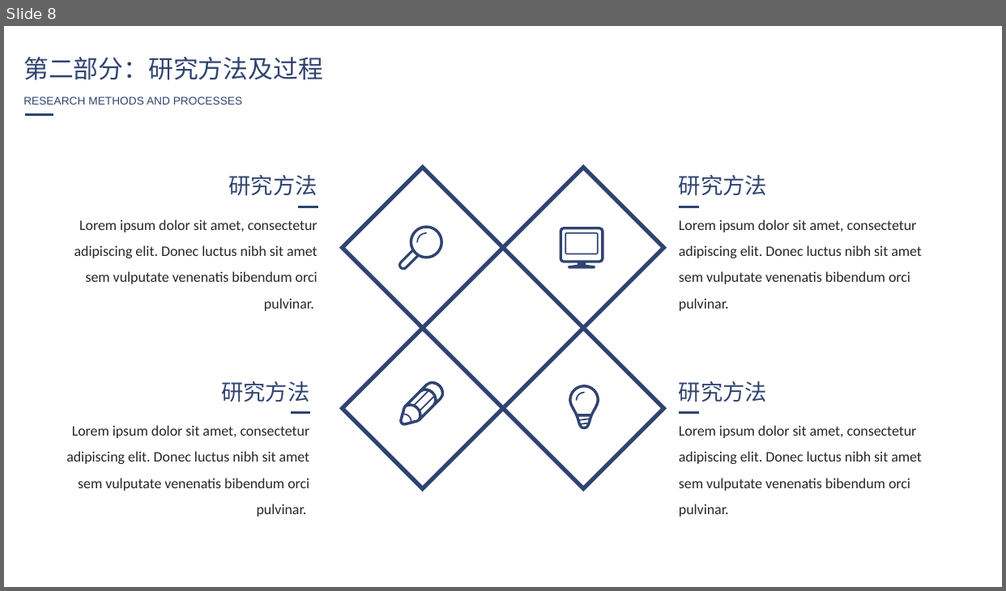
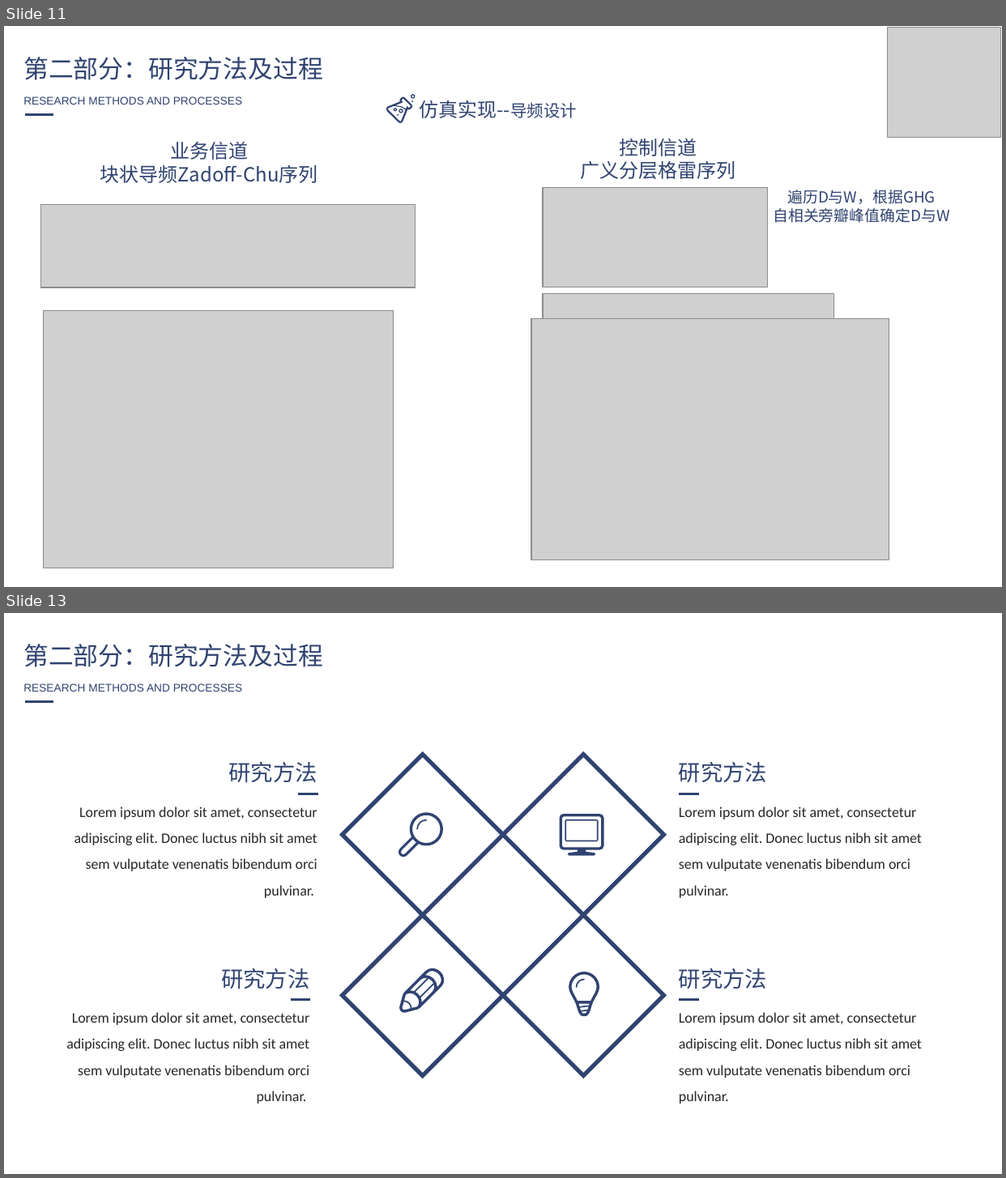
Before and after one commit to yxm785872911/paper, a slide deck: 答辩ppt初稿.pptx. Shown one above the other, each under a label of ours: slide 8 before the commit, slides 11 and 13 after it; the slides between them are not shown. The pictures are 1006x591 and 1006x1178 pixels, drawn with LibreOffice and Linux fonts; fonts in the diff are those of the drawing; grey boxes stand for pictures. Boxes give left, top, right and bottom in pixels: in the first picture for what was removed or moved away, otherwise in the second. Text is boxed around its words. In the diff, an @@ line names an element or a change of style, - is before the commit and + after.

```diff
--- a/答辩ppt初稿.pptx
+++ b/答辩ppt初稿.pptx
@@ slide 11 added at (4, 26, 1002, 587), background #FFFFFF @@
@@ picture added at (887, 27, 1000, 138) @@
@@ text added at (23, 57, 323, 80), 18 pt, text #304371 @@
+第二部分：研究方法及过程
@@ text added at (23, 96, 242, 105), 8 pt, text #304371 @@
+RESEARCH METHODS AND PROCESSES
@@ line added from (25, 115) to (53, 115), #304371 1.5 pt @@
@@ group added at (386, 94, 414, 123): 6 freeform shapes @@
@@ text added at (420, 101, 577, 118), 14 pt, text #304371 @@
+仿真实现--导频设计
@@ text added at (100, 142, 318, 183), 14 pt, text #304371 @@
+业务信道
+块状导频Zadoff-Chu序列
@@ text added at (581, 139, 736, 179), 14 pt, text #304371 @@
+控制信道
+广义分层格雷序列
@@ picture added at (543, 188, 767, 288) @@
@@ text added at (773, 190, 949, 223), 11 pt, text #304371 @@
+遍历D与W，根据GHG
+自相关旁瓣峰值确定D与W
@@ picture added at (41, 205, 415, 288) @@
@@ picture added at (43, 310, 393, 568) @@
@@ picture added at (543, 293, 834, 318) @@
@@ picture added at (530, 318, 889, 560) @@
@@ what was slide 8 is now slide 13 @@
```
Also in this commit, not shown: 7 slides changed, 3 other slides added, 3 other files.
